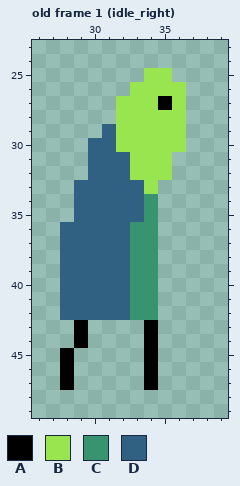
Two versions of one pixel-art file, scenes/player/player.aseprite. The picture above was drawn from the file before the commit.
64x64 pixels, 171 frames. Shown: old frame 1 (idle_right): x 26..39, y 23..49. The commit also changed other frames, which this record leaves out.
Visible layers, top first: "Sword (front)", "Head", "Cloak", "Arms", "Body", "Head (back)", "Sword (back)", "Legs".
Palette (. is transparent): A #000000  B #99e550  C #37946e  D #306082
Pixels before, old frame 1 (idle_right), first column x 28:
25 ......BB.
26 .....BBBB
27 ....BBBAB
28 ....BBBBB
29 ...DBBBBB
30 ..DDBBBBB
31 ..DDDBBB.
32 ..DDDBBB.
33 .DDDDDB..
34 .DDDDDC..
35 .DDDDDC..
36 DDDDDCC..
37 DDDDDCC..
38 DDDDDCC..
39 DDDDDCC..
40 DDDDDCC..
41 DDDDDCC..
42 DDDDDCC..
43 .A....A..
44 .A....A..
45 A.....A..
46 A.....A..
47 A.....A..
And afterwards:
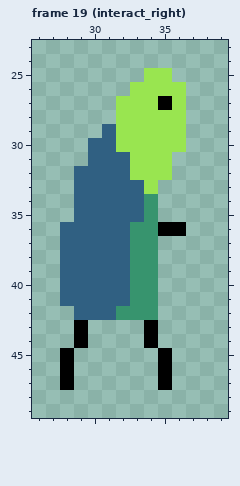
A new or re-ordered frame is compared with the old frame closest to it.
Change:
{"change": "frames 171 -> 172"}
{"where": "frame 19 (interact_right) is new; against old frame 1 (idle_right), layers \"Cloak\", \"Arms\", \"Legs\""}
{"frame":19,"y":32,"x":29,"old":".","new":"D"}
{"frame":19,"y":36,"x":35,"old":"..","new":"AA"}
{"frame":19,"y":42,"x":28,"old":"D","new":"."}
{"frame":19,"y":42,"x":32,"old":"D","new":"C"}
{"frame":19,"y":45,"x":34,"old":"A.","new":".A"}
{"frame":19,"y":46,"x":34,"old":"A.","new":".A"}
{"frame":19,"y":47,"x":34,"old":"A.","new":".A"}
{"label":"added","picture_box":[74,166,88,180]}
{"label":"added","picture_box":[158,222,186,236]}
{"label":"erased","picture_box":[60,306,74,320]}
{"label":"changed","picture_box":[116,306,172,390]}
